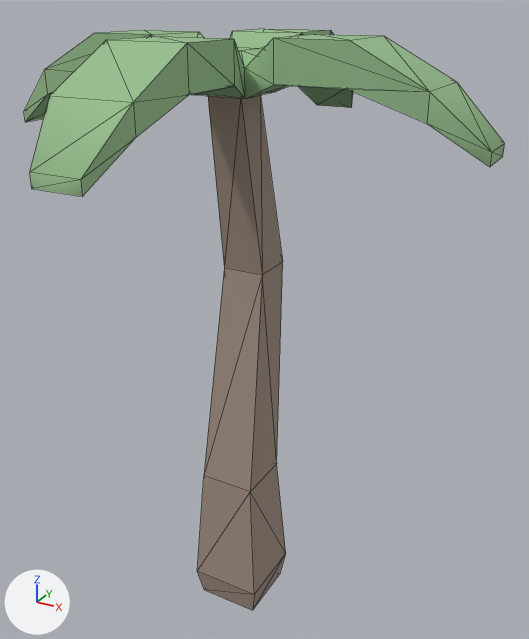
Before and after pictures for a commit that changed the glTF model web/public/models/tree-palm-b.glb.
Before and after are seen from a camera (50 mm lens) standing at (0.573, -0.95, 1.047) and looking at (0.028, 0.041, 0.552). The lights are fixed; the arrows at lower left show +X, +Y and +Z. The first picture is the older version. Mesh edges are drawn as thin lines. Vertices at exactly the same position are counted once.

The scene before the commit, as lines of its bpy script (objects in view):
```python
me_tree_palm_b = bpy.data.meshes.new('tree-palm-b')
me_tree_palm_b.from_pydata(...)  # 96 vertices, 190 faces; spans x -0.381..0.381, y -0.381..0.381, z 0.0..1.0
# faces by material slot: [156, 34]
me_tree_palm_b.materials.append(mat_foliage)  # greyish green #97bf8e
me_tree_palm_b.materials.append(mat_bark)  # beige #a08e81
ob_tree_palm_b = bpy.data.objects.new('tree-palm-b', me_tree_palm_b)
ob_tree_palm_b.location = (0.0, 0.0, 0.0)
```
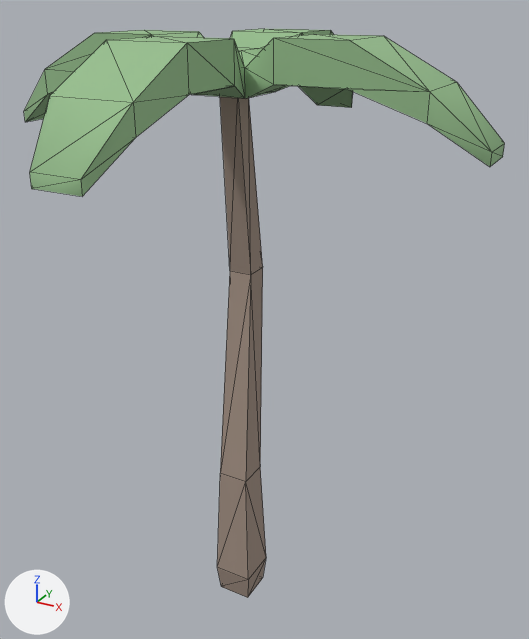
Pixel boxes [x1, y1, x2, y2] of what changed, in the pictures (529 x 639 px):
'tree-palm-b', reshaped
    before: [24, 29, 505, 610]
    after: [24, 29, 505, 598]
part 1 of me_tree_palm_b, added (beige)
    after: [217, 97, 266, 598]
part 2 of me_tree_palm_b, cut back (beige)
    before: [197, 95, 286, 610]

The edits, one by one:
me_tree_palm_b is used by ob_tree_palm_b; location (0.0, 0.0, 0.0).
me_tree_palm_b had 96 vertices, 190 faces and spanned x -0.381..0.381, y -0.381..0.381, z 0.0..1.0.
me_tree_palm_b now has 102 vertices, 198 faces and spans x -0.381..0.381, y -0.381..0.381, z 0.0..1.0.
me_tree_palm_b part 1: a new loose piece of 21 vertices spanning x -0.035..0.035, y -0.033..0.05, z 0.0..0.92, in mat_bark (beige #a08e81).
Part 2, on me_tree_palm_b:
16 vertices are removed from x -0.062..0.062, y -0.061..0.091, z 0.0..0.64.
34 faces are deleted.
1 vertex is added at (0.0, 0.0, 0.92).
4 new faces join them, mat_foliage (greyish green #97bf8e).
